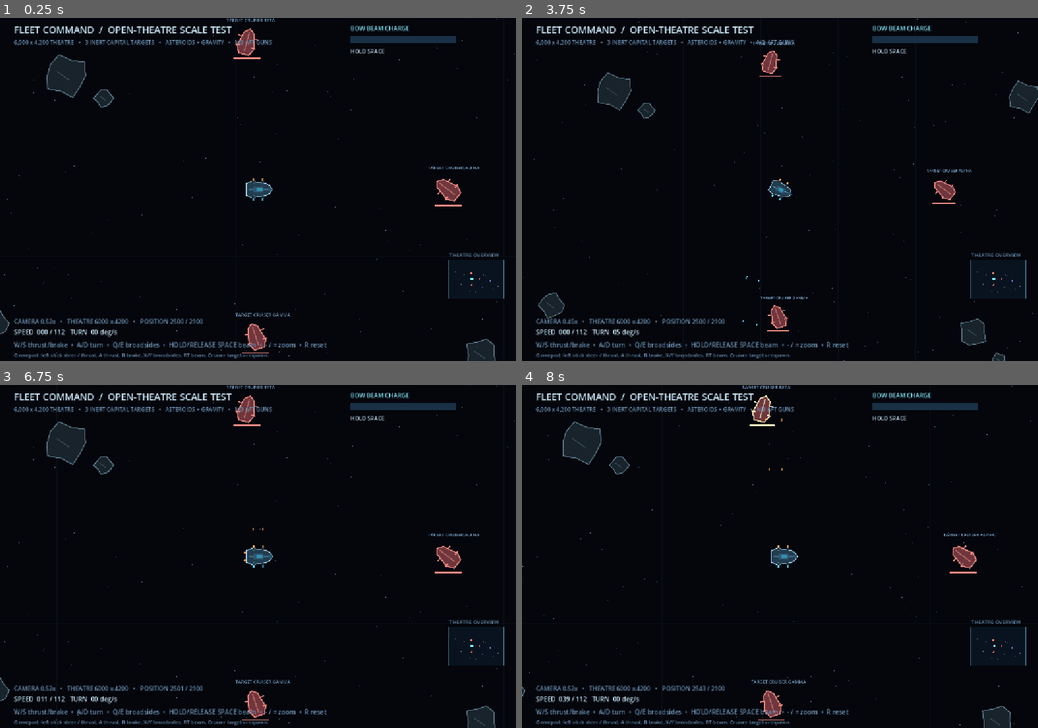
Above: before the commit, frames 1-4 (two rows, left to right).
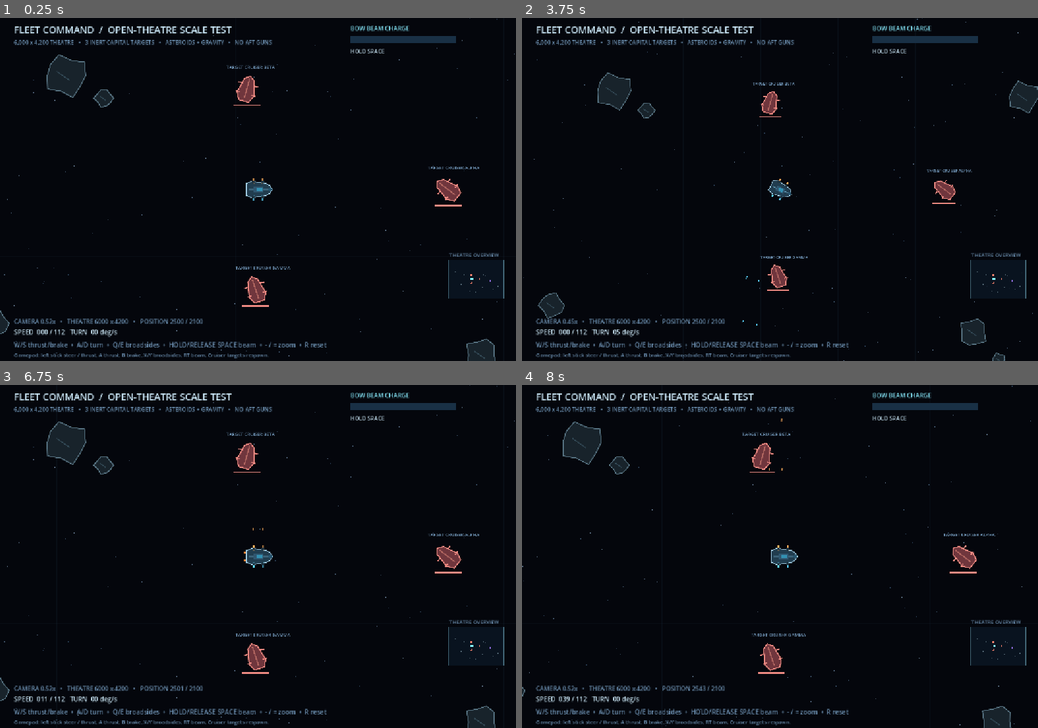
Above: after the commit, the same moments.

Repository: Jonty303/Project-OmegaWar
Game: Godot game, scene res://scenes/fleet_test.tscn
Same seed, same stepped clock (60 frames per second), same inputs: the game is played once before the commit and once after it.
Inputs (mouse positions are in pixels of both pictures, inside the frame that each line leads up to):
- Up to frame 1 (0.25 s): no input
- Up to frame 2 (3.75 s): tap Enter (ui_accept) at 0.5, 0.77, 3.5 s; move the mouse to (893, 172) at 0.52 s; hold D (fc_turn_right) 0.53-1.25 s; hold Space (fc_beam) 0.53-1.25 s; click (893, 172) at 0.67 s; drag from (676, 206) to (754, 258) at 1.27 s; move the mouse to (831, 114) at 2.02 s; hold D (fc_turn_right) 2.03-2.75 s; hold E (fc_starboard) 2.03-2.75 s; drag from (754, 258) to (625, 138) at 2.77 s; move the mouse to (934, 240) at 3.52 s; hold A (fc_turn_left) from 3.53 s (still down); tap - (fc_zoom_out) at 3.6 s
- Up to frame 3 (6.75 s): tap Enter (ui_accept) at 3.77, 5, 6.5 s; release A (fc_turn_left) at 4.25 s; tap R (fc_reset) at 4.25, 5.75 s; drag from (103, 505) to (180, 470) at 4.27 s; move the mouse to (283, 556) at 5.02 s; hold S (fc_brake) 5.03-5.75 s; tap P at 5.1 s; click (283, 556) at 5.17 s; drag from (180, 470) to (154, 573) at 5.77 s; move the mouse to (371, 539) at 6.52 s; hold W (fc_thrust) from 6.53 s (still down); hold Q (fc_port) from 6.53 s (still down)
- Up to frame 4 (8 s): tap Enter (ui_accept) at 6.77 s; release W (fc_thrust) at 7.25 s; release Q (fc_port) at 7.25 s; drag from (676, 573) to (754, 625) at 7.27 s

The runs differ from the first frame. In frame 1, 1.2% of the frame differs, in the area x 43-92%, y 0-98%; in frame 2, 0.9%; in frame 3, 1.2%; in frame 4, 1.2%.

Commit message:
fix: frame flank cruisers above HUD within the wider tactical view

Diff:
--- a/scripts/fleet_test.gd
+++ b/scripts/fleet_test.gd
@@ -132,8 +132,8 @@
     # until real fleet AI is introduced. Full HP/respawn gunnery targets.
     targets = [
         {"pos": Vector2(3350, 2100), "angle": -0.9, "hp": 42.0, "max_hp": 42.0, "respawn": 0.0, "flash": 0.0, "name": "TARGET CRUISER ALPHA"},
-        {"pos": Vector2(2450, 1440), "angle": 0.27, "hp": 36.0, "max_hp": 36.0, "respawn": 0.0, "flash": 0.0, "name": "TARGET CRUISER BETA"},
-        {"pos": Vector2(2490, 2760), "angle": -0.32, "hp": 36.0, "max_hp": 36.0, "respawn": 0.0, "flash": 0.0, "name": "TARGET CRUISER GAMMA"}
+        {"pos": Vector2(2450, 1650), "angle": 0.27, "hp": 36.0, "max_hp": 36.0, "respawn": 0.0, "flash": 0.0, "name": "TARGET CRUISER BETA"},
+        {"pos": Vector2(2490, 2550), "angle": -0.32, "hp": 36.0, "max_hp": 36.0, "respawn": 0.0, "flash": 0.0, "name": "TARGET CRUISER GAMMA"}
     ]
 
 func reset_test() -> void:
